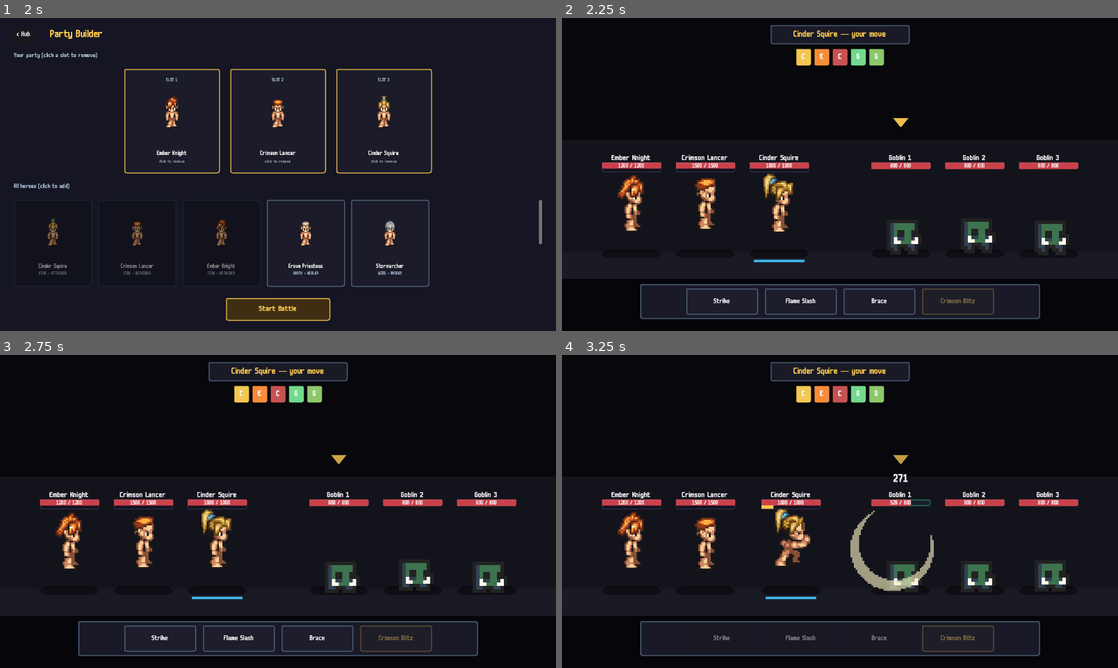
Above: before the commit, frames 1-4 (two rows, left to right).
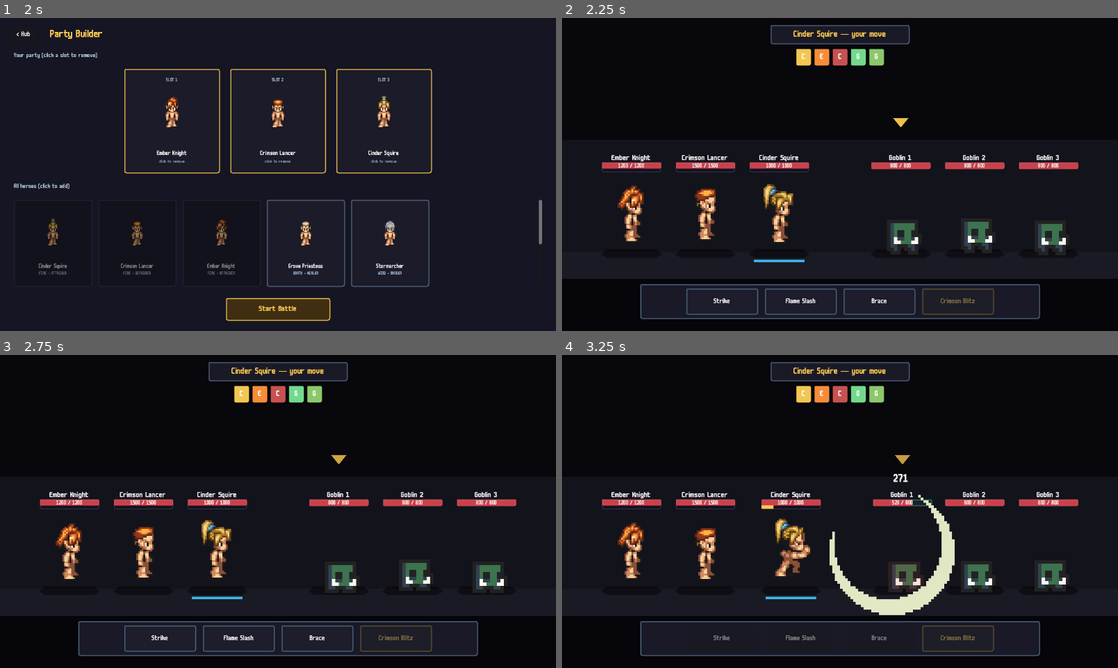
Above: after the commit, the same moments.

Repository: joppe2001/Vaelthorn
Game: Godot game, scene res://scenes/title/title.tscn
Same seed, same stepped clock (60 frames per second), same inputs: the game is played once before the commit and once after it.
Inputs (mouse positions are in pixels of both pictures, inside the frame that each line leads up to):
- Up to frame 1 (2 s): tap Enter at 0.5 s; move the mouse to (400, 158) at 0.52 s; click (400, 158) at 0.67 s; click "Enter Battle" at 1.25 s
- Up to frame 2 (2.25 s): click "Start Battle" at 2 s
- Up to frame 3 (2.75 s): no input
- Up to frame 4 (3.25 s): click "Strike" at 2.75 s

Frame 1 is identical in both runs. In frame 2, 1.8% of the frame differs, in the area x 10-42%, y 49-72%; in frame 3, 1.8%; in frame 4, 4.7%, in the area x 10-71%, y 32-84%.

Commit message:
fix: hero foot offset, slash mirroring, hit feedback weight
Three visual fixes from playtesting feedback:

1. Heroes were floating above the ground band. My sprite_y_offset
   math assumed Mana Seed character feet at frame y=224 but they're
   actually at ~y=200 (32x scaled to 4x). Updated all 6 hero .tres
   files: sprite_y_offset -96 -> -72. Feet now land near the cyan
   active-marker line.

2. Slash arc was mirrored backwards — pointing toward the team
   instead of toward the enemy. Inverted the `flipped` boolean in
   _apply_result: now flips when attacker.x < target.x (so the arc
   bulges toward the side the sword came from, not away).
   Also flipped the slash spawn x-offset to match.

3. Hits felt soft. Triple bump:
   - Slash scale 4x -> 6x and color slightly brighter / whiter.
   - Slash pop-in starts at 0.4x with TRANS_BACK overshoot to 1.15x
     then settles to 1.0x — gives a real "impact bounce" instead of
     a flat fade-in.
   - Camera shake on normal hit 3.0 -> 6.0; on crit 9.0 -> 12.0.
   - Hit flash modulate is now RED-tinted (Color(2.2, 0.6, 0.6))
     instead of just bright-white. Reads as "ow" at a glance.
   - Position bump 8px -> 14px with TRANS_QUART easing.
   - Scale punch deeper (1.10/0.88 vs 1.06/0.94).
   - set_hp() short-circuits the entire hit-feedback pass when HP
     went UP — so heals don't shake.

Everything still goes through the same set_hp() path so the goblins
get the upgraded hit feedback too. Their idle bobbing now visibly
breaks during the bump + flash.

Diff:
--- a/data/heroes/cinder_squire.tres
+++ b/data/heroes/cinder_squire.tres
@@ -28,4 +28,4 @@
 portrait = ExtResource("3_portrait")
 idle_frames = ExtResource("2_frames")
 sprite_scale = 4.0
-sprite_y_offset = -96.0
+sprite_y_offset = -72.0
--- a/data/heroes/crimson_lancer.tres
+++ b/data/heroes/crimson_lancer.tres
@@ -28,4 +28,4 @@
 portrait = ExtResource("3_portrait")
 idle_frames = ExtResource("2_frames")
 sprite_scale = 4.0
-sprite_y_offset = -96.0
+sprite_y_offset = -72.0
--- a/data/heroes/ember_knight.tres
+++ b/data/heroes/ember_knight.tres
@@ -28,4 +28,4 @@
 portrait = ExtResource("3_portrait")
 idle_frames = ExtResource("2_frames")
 sprite_scale = 4.0
-sprite_y_offset = -96.0
+sprite_y_offset = -72.0
--- a/data/heroes/grove_priestess.tres
+++ b/data/heroes/grove_priestess.tres
@@ -28,4 +28,4 @@
 portrait = ExtResource("3_portrait")
 idle_frames = ExtResource("2_frames")
 sprite_scale = 4.0
-sprite_y_offset = -96.0
+sprite_y_offset = -72.0
--- a/data/heroes/stormarcher.tres
+++ b/data/heroes/stormarcher.tres
@@ -28,4 +28,4 @@
 portrait = ExtResource("3_portrait")
 idle_frames = ExtResource("2_frames")
 sprite_scale = 4.0
-sprite_y_offset = -96.0
+sprite_y_offset = -72.0
--- a/data/heroes/tideguard.tres
+++ b/data/heroes/tideguard.tres
@@ -28,4 +28,4 @@
 portrait = ExtResource("3_portrait")
 idle_frames = ExtResource("2_frames")
 sprite_scale = 4.0
-sprite_y_offset = -96.0
+sprite_y_offset = -72.0
--- a/scenes/battle/battle.gd
+++ b/scenes/battle/battle.gd
@@ -599,14 +599,16 @@
 			if not killed:
 				target_unit.play_hurt()
 			_spawn_popup(target_unit.global_position + Vector2(0, -200), amount, result.is_crit, result.is_lucky)
-			# Determine flip: if the attacker is on the LEFT of the target, slash unflipped (concave-right)
-			var flipped: bool = target_unit.global_position.x < _attacker_x(attacker_id)
-			var slash_x: int = 20 if flipped else -20
+			# Slash arc bulges toward the side the sword came FROM.
+			# Attacker to the LEFT of target  -> slash bulges left -> flipped = true (mirror default texture)
+			# Attacker to the RIGHT of target -> slash bulges right -> flipped = false
+			var flipped: bool = target_unit.global_position.x > _attacker_x(attacker_id)
+			var slash_x: int = -20 if flipped else 20
 			_spawn_slash(target_unit.global_position + Vector2(slash_x, -110), flipped)
 			if result.is_crit:
-				_shake_camera(9.0, 0.18)
+				_shake_camera(12.0, 0.22)
 			else:
-				_shake_camera(3.0, 0.10)
+				_shake_camera(6.0, 0.14)
 			EventBus.damage_dealt.emit(attacker_id, target_id, amount, result.is_crit)
 			# Ultimate gauge: attacker gains for damage dealt, target for damage taken.
 			# Only heroes have ult gauges; enemies are ignored.
--- a/scenes/battle/slash_effect.gd
+++ b/scenes/battle/slash_effect.gd
@@ -14,21 +14,24 @@
 
 @onready var _sprite: Sprite2D = $Sprite
 
-const POP_IN := 0.05
+const POP_IN := 0.04
 const HOLD := 0.10
-const FADE_OUT := 0.18
+const FADE_OUT := 0.20
+const OVERSHOOT_SCALE := 1.15
 
 
 func _ready() -> void:
 	var target_scale: Vector2 = _sprite.scale
-	_sprite.scale = target_scale * 0.65
+	_sprite.scale = target_scale * 0.4
 	_sprite.modulate.a = 0.0
 
 	var tween := create_tween()
-	# Pop in: snap to full scale + opaque
+	# Pop in: overshoot scale slightly, snap to opaque white
 	tween.set_parallel(true)
-	tween.tween_property(_sprite, "scale", target_scale, POP_IN).set_trans(Tween.TRANS_BACK).set_ease(Tween.EASE_OUT)
-	tween.tween_property(_sprite, "modulate:a", 1.0, POP_IN)
+	tween.tween_property(_sprite, "scale", target_scale * OVERSHOOT_SCALE, POP_IN).set_trans(Tween.TRANS_BACK).set_ease(Tween.EASE_OUT)
+	tween.tween_property(_sprite, "modulate:a", 1.0, POP_IN * 0.6)
+	# Settle to target scale (the bounce-back from the overshoot)
+	tween.chain().tween_property(_sprite, "scale", target_scale, 0.06).set_trans(Tween.TRANS_BACK).set_ease(Tween.EASE_OUT)
 	# Hold
 	tween.chain().tween_interval(HOLD)
 	# Fade out
--- a/scenes/battle/slash_effect.tscn
+++ b/scenes/battle/slash_effect.tscn
@@ -12,5 +12,5 @@
 
 [node name="Sprite" type="Sprite2D" parent="."]
 texture = SubResource("AtlasTexture_slash_peak")
-scale = Vector2(4, 4)
-modulate = Color(1, 0.96, 0.78, 1)
+scale = Vector2(6, 6)
+modulate = Color(1, 1, 0.85, 1)
--- a/scenes/battle/unit.gd
+++ b/scenes/battle/unit.gd
@@ -177,25 +177,37 @@
 
 
 func set_hp(current: int, max_hp: int) -> void:
+	var prev: float = _hp_bar.value
 	_hp_bar.value = current
 	_hp_label.text = "%d / %d" % [current, max_hp]
 	_update_hp_color(current, max_hp)
 
+	# Only play hit feedback if HP actually went DOWN (heals shouldn't shake).
+	if current >= int(prev):
+		return
+
+	# Hit flash — bright red tint so the "ouch" reads at a glance.
 	var flash := create_tween()
 	if _using_anim_sprite:
-		flash.tween_property(_anim_sprite, "modulate", Color(1.6, 1.6, 1.6, 1.0), 0.04)
-		flash.tween_property(_anim_sprite, "modulate", Color.WHITE, 0.18)
+		flash.tween_property(_anim_sprite, "modulate", Color(2.2, 0.6, 0.6, 1.0), 0.05)
+		flash.tween_property(_anim_sprite, "modulate", Color.WHITE, 0.22)
 	else:
-		flash.tween_property(_sprite, "color", Color(1.4, 1.4, 1.4, 1.0), 0.04)
-		flash.tween_property(_sprite, "color", _base_color, 0.18)
-
+		flash.tween_property(_sprite, "color", Color(1.6, 0.55, 0.55, 1.0), 0.05)
+		flash.tween_property(_sprite, "color", _base_color, 0.22)
+
+	# Scale punch on the sprite holder
 	var punch := create_tween()
-	punch.tween_property(_sprite_holder, "scale", Vector2(1.06, 0.94), 0.06)
-	punch.tween_property(_sprite_holder, "scale", Vector2(1.0, 1.0), 0.12)
-
+	punch.tween_property(_sprite_holder, "scale", Vector2(1.10, 0.88), 0.07)
+	punch.tween_property(_sprite_holder, "scale", Vector2(1.0, 1.0), 0.16)
+
+	# Position bump — bigger now so it reads on small enemies (goblins)
+	# and the cleaner-art heroes alike.
+	var bump_dist: float = 14.0
+	# Bump AWAY from attacker would need to know direction; approximate with
+	# a horizontal jolt in the direction of the hit indicator.
 	var bump := create_tween()
-	bump.tween_property(self, "position:x", position.x + 8, 0.06)
-	bump.tween_property(self, "position:x", position.x, 0.10)
+	bump.tween_property(self, "position:x", position.x + bump_dist, 0.07).set_trans(Tween.TRANS_QUART).set_ease(Tween.EASE_OUT)
+	bump.tween_property(self, "position:x", position.x, 0.16).set_trans(Tween.TRANS_QUART).set_ease(Tween.EASE_IN)
 
 
 # ─── Targeting + death ───────────────────────────────────────────────
Not shown, added: assets/sprites/0x72/goblin/idle_f0.png.import
Not shown, added: assets/sprites/0x72/goblin/idle_f1.png.import
Not shown, added: assets/sprites/0x72/goblin/idle_f2.png.import
Not shown, added: assets/sprites/0x72/goblin/idle_f3.png.import
